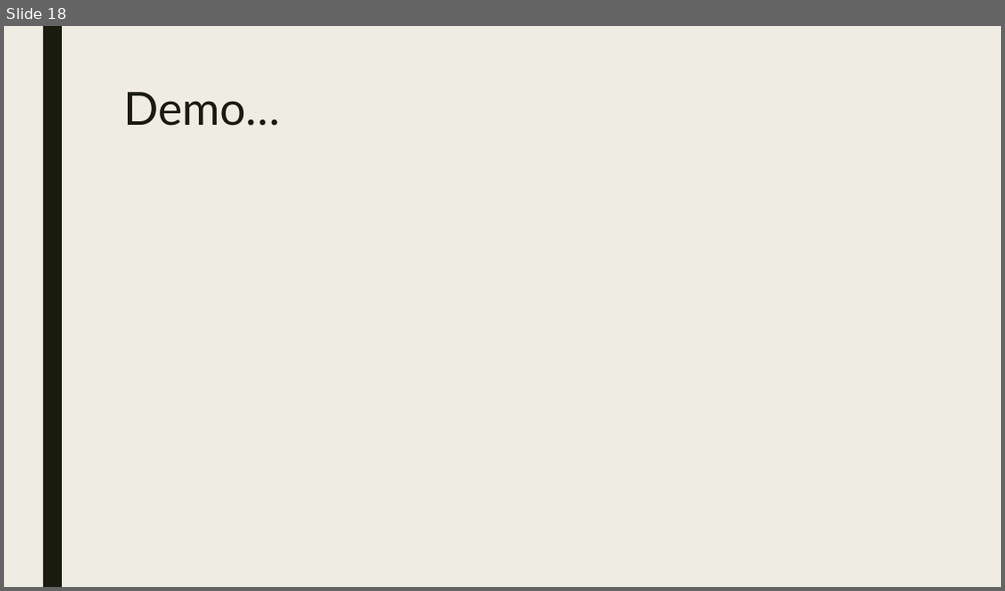
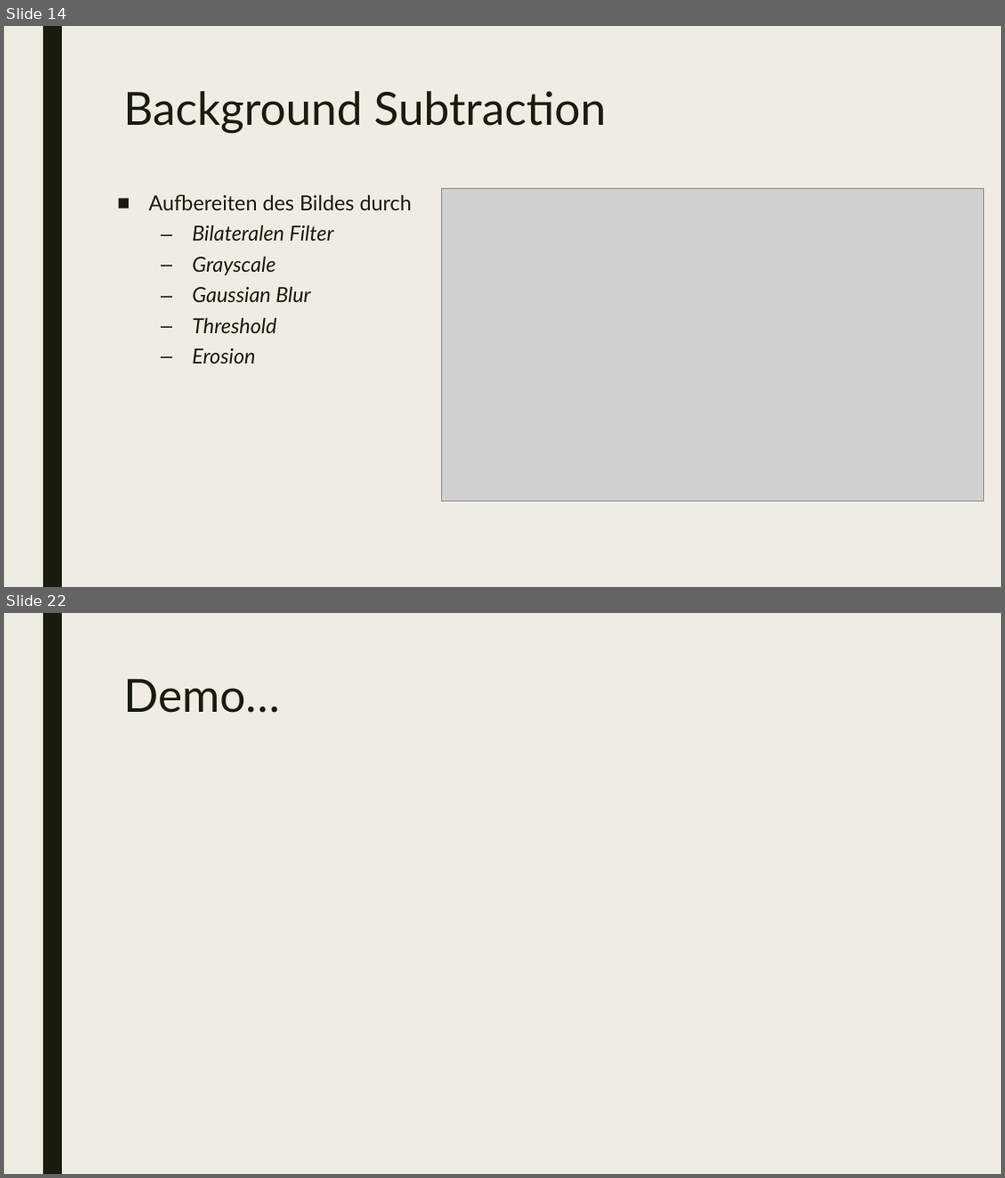
Before and after one commit to uol-mediaprocessing-201920/group-projects-hand-gesture, a slide deck: gesture_recognition.pptx. Shown one above the other, each under a label of ours: slide 18 before the commit, slides 14 and 22 after it; the slides between them are not shown. The pictures are 1005x591 and 1005x1178 pixels, drawn with LibreOffice and Linux fonts; fonts in the diff are those of the drawing; grey boxes stand for pictures. Boxes give left, top, right and bottom in pixels: in the first picture for what was removed or moved away, otherwise in the second. Text is boxed around its words. In the diff, an @@ line names an element or a change of style, - is before the commit and + after.

```diff
--- a/gesture_recognition.pptx
+++ b/gesture_recognition.pptx
@@ slide 14 added at [4, 26, 1001, 587], background #EFEDE3; not listed: 1 template element that a slide beside it also shows @@
@@ title added at [123, 91, 606, 133], 44 pt, text #191B0E @@
+Background Subtraction
@@ text added at [149, 194, 412, 363], 20 pt, text #191B0E, italic @@
+■ Aufbereiten des Bildes durch
+  – Bilateralen Filter
+  – Grayscale
+  – Gaussian Blur
+  – Threshold
+  – Erosion
@@ picture added at [442, 188, 984, 501] @@
@@ what was slide 18 is now slide 22 @@
```
Also in this commit, not shown: 11 slides changed, 9 other slides added, 6 slides removed.
